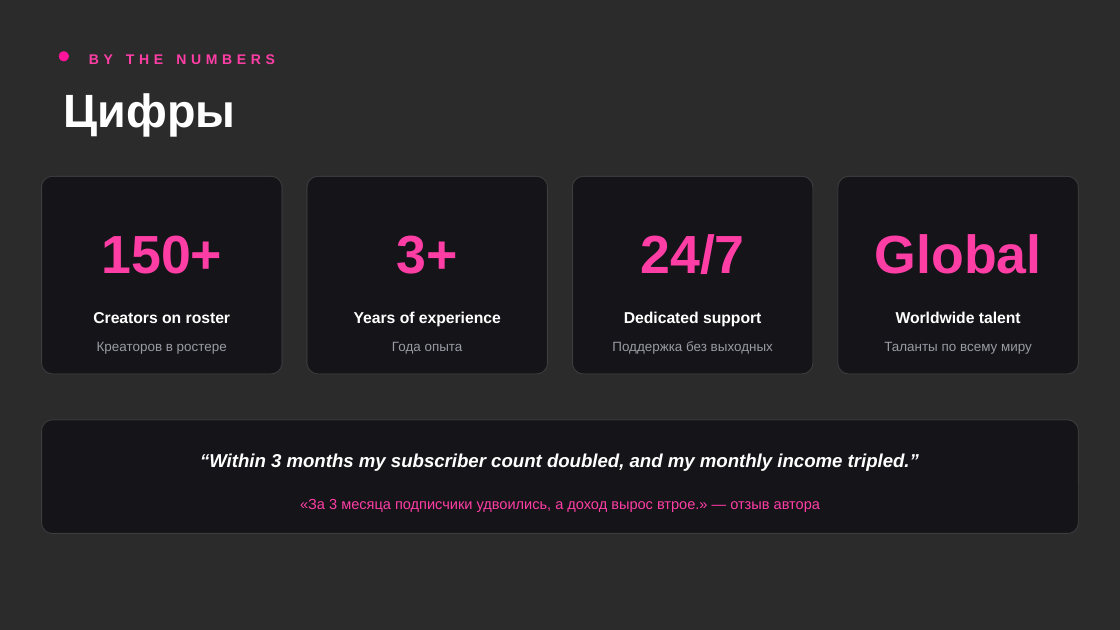
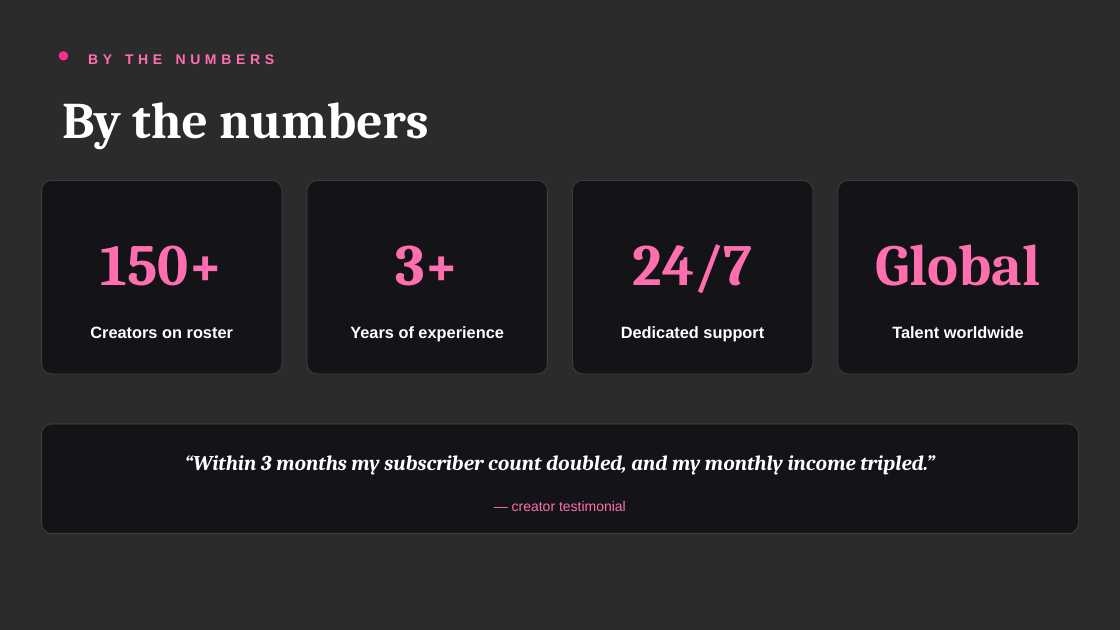
Before and after one commit to baxmand/dasdsjfoisdjfoisj.github.io, a slide deck: slide 5 of AS-Talent-Agency.pptx. Drawn at 1120x630 pixels with LibreOffice and Linux fonts; fonts in the diff are those of the drawing; background and template pictures are left out; a plain dark background stands for a picture behind light text. Boxes give left, top, right and bottom in pixels: in the first picture for what was removed or moved away, otherwise in the second. Text is boxed around its words. In the diff, an @@ line names an element or a change of style, - is before the commit and + after.

```diff
--- a/AS-Talent-Agency.pptx
+++ b/AS-Talent-Agency.pptx
@@ ellipse at (59,51,68,60): fill #FF149A to #FF2E8D @@
@@ text "BY THE NUMBERS" at (88,54,275,64): text colour #FF3EA5 to #FF6FB0 @@
@@ text at (62,102,429,149): text changed; size 40 to 44 pt; font Arial to Cambria @@
-Цифры
+By the numbers
@@ rounded rectangle: place and size @@
-rounded rectangle at (42,176,282,374)
+rounded rectangle at (42,181,282,374)
@@ rounded rectangle: place and size @@
-rounded rectangle at (308,176,548,374)
+rounded rectangle at (308,181,548,374)
@@ rounded rectangle: place and size @@
-rounded rectangle at (573,176,813,374)
+rounded rectangle at (573,181,813,374)
@@ fill #141419 to #141418; proportions changed in 5 elements at (42,181,282,374), (42,424,1079,534), (308,181,548,374), (573,181,813,374), (839,181,1079,374) @@
@@ rounded rectangle: place and size @@
-rounded rectangle at (839,176,1079,374)
+rounded rectangle at (839,181,1079,374)
@@ text "150+": place and size @@
-text "150+" at (101,235,222,274)
+text "150+" at (100,245,223,286)
@@ text "3+": place and size @@
-text "3+" at (397,235,458,274)
+text "3+" at (395,245,459,286)
@@ text "24/7": place and size @@
-text "24/7" at (640,234,744,274)
+text "24/7" at (633,244,753,293)
@@ size 46 to 50 pt, font Arial to Cambria, text colour #FF3EA5 to #FF6FB0 in 4 elements at (100,245,223,286), (395,245,459,286), (633,244,753,293), (875,244,1040,286) @@
@@ text "Global": place and size @@
-text "Global" at (875,234,1042,274)
+text "Global" at (875,244,1040,286)
@@ text "Creators on roster": place and size @@
-text "Creators on roster" at (93,312,230,323)
+text "Creators on roster" at (90,326,233,338)
@@ text "Years of experience": place and size @@
-text "Years of experience" at (354,311,501,327)
+text "Years of experience" at (350,326,503,342)
@@ size 13.5 to 14 pt in 3 elements at (90,326,233,338), (350,326,503,342), (621,326,764,342) @@
@@ text "Dedicated support": place and size @@
-text "Dedicated support" at (624,311,761,327)
+text "Dedicated support" at (621,326,764,342)
@@ text at (892,326,1024,338): text changed; size 13.5 to 14 pt @@
-Worldwide talent
+Talent worldwide
@@ text removed at (97,342,227,354) @@
-Креаторов в ростере
@@ text removed at (392,342,463,354) @@
-Года опыта
@@ text removed at (612,341,773,354) @@
-Поддержка без выходных
@@ text removed at (884,342,1032,354) @@
-Таланты по всему миру
@@ rounded rectangle: place and size @@
-rounded rectangle at (42,420,1079,534)
+rounded rectangle at (42,424,1079,534)
@@ text "“Within 3 months my subscriber ..." at (185,455,934,475): size 16 to 18 pt, font Arial to Cambria @@
@@ text removed at (300,499,820,512) @@
-«За 3 месяца подписчики удвоились, а доход вырос втрое.» — отзыв автора
@@ text added at (512,501,626,511), 12 pt, text #FF6FB0 @@
+— creator testimonial
```
Also in this commit, not shown: 3 other slides changed, 4 slides added, 4 slides removed, 13 other files.
